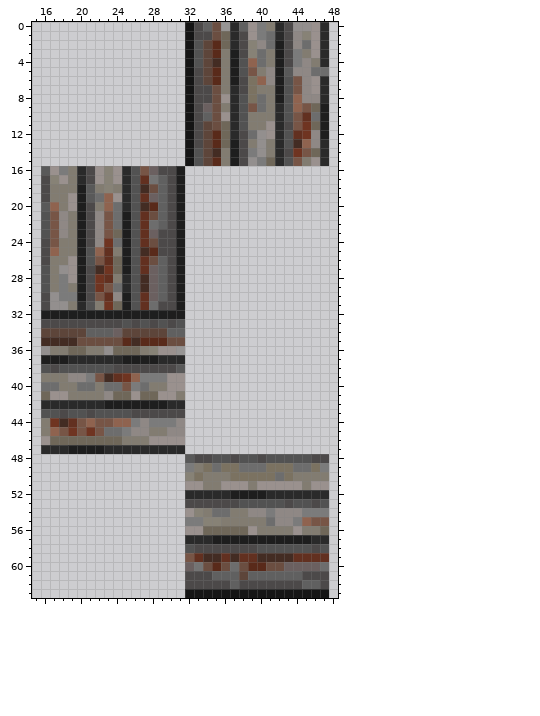
Pixel-art sprite, stored at Resources/Textures/Nuclear14/Structures/Walls/wooddark.rsi/wood4.png. The picture above is the old version.
The file is 64x64 pixels. Colours within 5 levels of each other are drawn and written as one. Shown: x 15..48, y 0..63.
Now the later version:
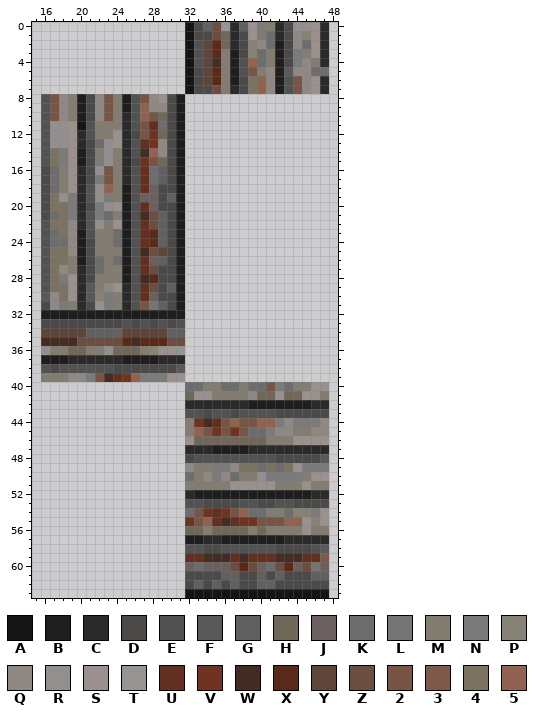
Palette (. is transparent): A #151515  B #1e1e1e  C #2a2a2a  D #4c4949  E #525252  F #595959  G #606060  H #6f6759  J #6b6060  K #6d6d6d  L #747474  M #827c71  N #7b7b7b  P #878276  Q #8f8885  R #938f8e  S #9a918e  T #979594  U #623020  V #6f3421  W #432c23  X #592a1a  Y #5d453a  Z #6b4e41  2 #775546  3 #7d594b  4 #7b7261  5 #8f634f
Commit: fix dark wood sprite edges
Diff:
Changed rows in their new state; - is an unchanged pixel.
first column x 16:
 7 ------------------------5Q------
 8 E2QMBDQ2MBE2QSDB................
 9 E2QMBDQ2MBE5QQDB................
10 E2QMBDQ2MCE52HDB................
11 ERRSAEMMMCE2UKDB................
12 ERRSCEMMSCD2VHDB................
13 ERRSCDKRSCEUVQDB................
14 E4NSBDMRMCEW5QDB................
15 E4NSBDNRMCDV2HDB................
16 DKMS--R2M--UKG------------------
17 -KMS--N2M---K-------------------
18 -K-SCER5-B-UJD------------------
19 -4RNCERNMB-J-DG-----------------
20 D44NC-NRSB-UJD------------------
21 DK4NCENKM--W--------------------
22 -44QCERMS---Z-------------------
23 -K4Q-EMMK---XG------------------
24 EKKQ--MM----XG------------------
25 E44Q-DMM----ZY------------------
26 E44M-DKMK---J-------------------
27 -4QMC-KMM---ZD------------------
28 -4--C-MM-B--XD------------------
29 -44SCFMQS--UZDG-----------------
30 FQ4SCFPNMC---D------------------
31 -QN--DSNMC-2LG------------------
first column x 16:
40 ................KKMMKKMKK2NKMMSS
41 ................HSSMMMMQHHSHHSSM
42 ................CCCCCCCBBBBBBBCC
43 ................EEDEEDEEEEDDDDDD
44 ................MVWU252255NQNNNQ
45 ................M52V2V2KKNQQMMQQ
46 ................SHHHHHHHHMMMSSSS
47 ................CCCBBBBCCCCCCCCC
48 ----------------DEE--E--E-DDDD-F
49 ----------------Q-MNNQ44--K-SNN-
50 ----------------KMQNQKMMRNNNN-SS
51 ----------------MM--M--S--MMMSMM
52 -----------------BBBB----BBBBB--
53 ----------------EE------DD-EDD-D
54 ----------------K2VUV25KKMMKPP-S
55 ----------------V25UWUVV22255SPS
56 ----------------HHM----MH---MS-M
57 ----------------BB-C-------CCC--
58 -----------------E--EEEE--DDDDEF
59 ----------------U---WUW-UU--W--3
60 -----------------KJJJZXZJK-X-ZLJ
61 -------------------D--DD-D-DD-GG
62 -----------------G-G----GG---DD-
